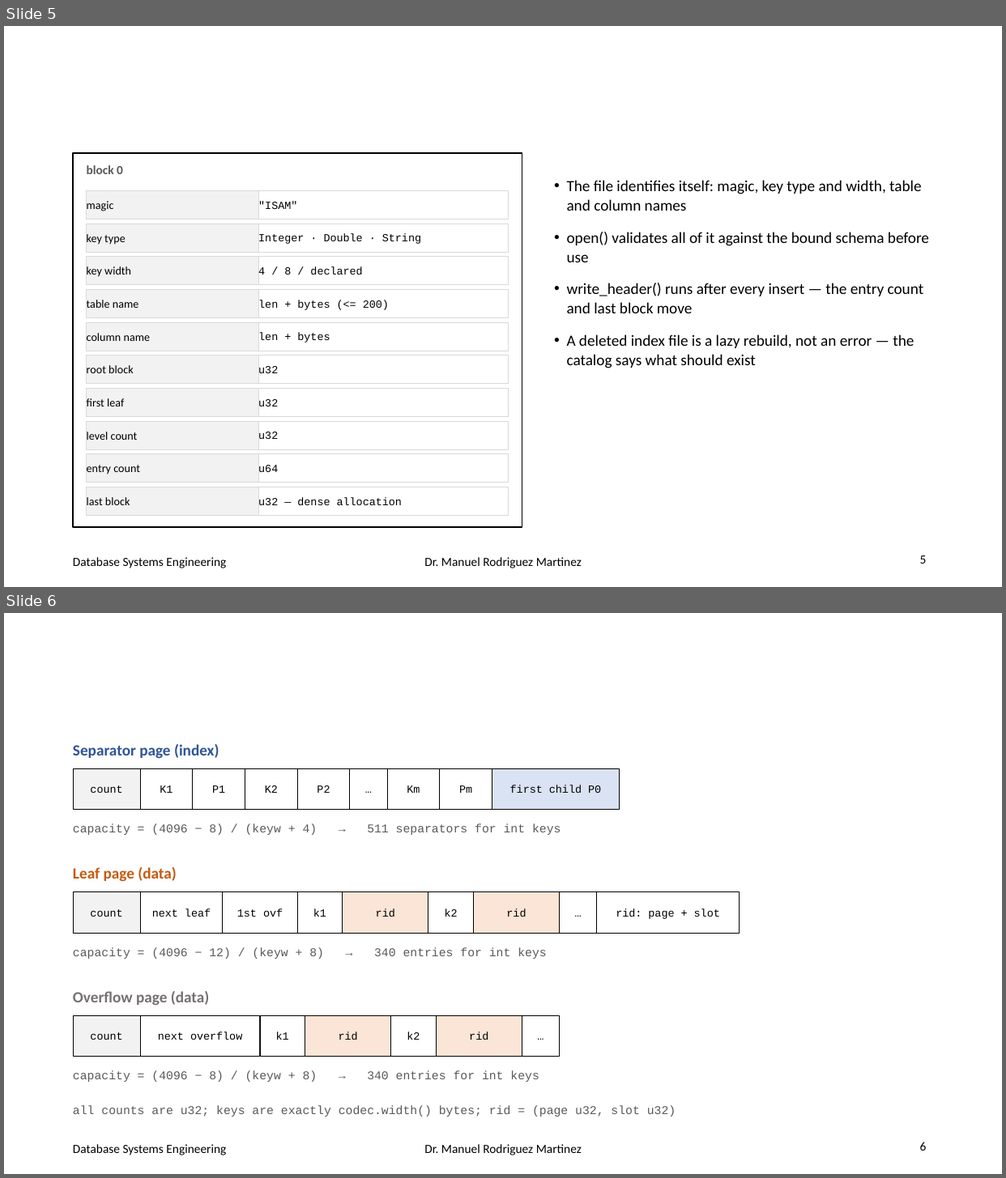
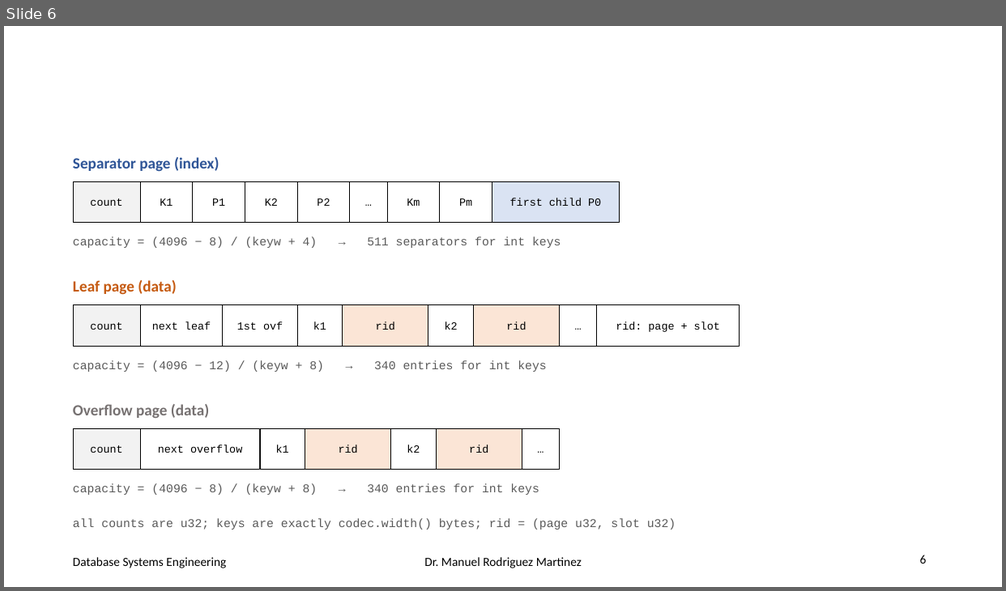
Before and after one commit to manuelr417/dbeng, a slide deck: ex13/ISAM.pptx. Shown one above the other, each under a label of ours: slides 5 and 6 before the commit, slide 6 after it. The pictures are 1006x1178 and 1006x591 pixels, drawn with LibreOffice and Linux fonts; fonts in the diff are those of the drawing. Boxes give left, top, right and bottom in pixels: in the first picture for what was removed or moved away, otherwise in the second. Text is boxed around its words. In the diff, an @@ line names an element or a change of style, - is before the commit and + after.

Commit message:
fixed header issue

```diff
--- a/ex13/ISAM.pptx
+++ b/ex13/ISAM.pptx
@@ slide 5 removed at (4,26,1002,587), background #FFFFFF; not listed: 2 template elements that a slide beside it also shows @@
@@ rectangle removed at (73,153,522,527) @@
@@ text removed at (87,165,123,174) @@
-block 0
@@ rectangle removed at (87,190,258,219) @@
-magic
@@ rectangle removed at (258,190,509,219) @@
-"ISAM"
@@ text removed at (567,180,929,369) @@
-• The file identifies itself: magic, key type and width, table and column names
-• open() validates all of it against the bound schema before use
-• write_header() runs after every insert — the entry count and last block move
-• A deleted index file is a lazy rebuild, not an error — the catalog says what should exist
@@ rectangle removed at (87,224,258,252) @@
-key type
@@ rectangle removed at (258,224,509,252) @@
-Integer · Double · String
@@ rectangle removed at (87,257,258,285) @@
-key width
@@ rectangle removed at (258,257,509,285) @@
-4 / 8 / declared
@@ rectangle removed at (87,289,258,318) @@
-table name
@@ rectangle removed at (258,289,509,318) @@
-len + bytes (<= 200)
@@ rectangle removed at (87,322,258,351) @@
-column name
@@ rectangle removed at (258,322,509,351) @@
-len + bytes
@@ rectangle removed at (87,356,258,384) @@
-root block
@@ rectangle removed at (258,356,509,384) @@
-u32
@@ rectangle removed at (87,388,258,416) @@
-first leaf
@@ rectangle removed at (258,388,509,416) @@
-u32
@@ rectangle removed at (87,421,258,450) @@
-level count
@@ rectangle removed at (258,421,509,450) @@
-u32
@@ rectangle removed at (87,454,258,483) @@
-entry count
@@ rectangle removed at (258,454,509,483) @@
-u64
@@ rectangle removed at (87,487,258,515) @@
-last block
@@ rectangle removed at (258,487,509,515) @@
-u32 — dense allocation
@@ page number removed at (920,556,927,564) @@
-5
```
Also in this commit, not shown: 7 slides changed, 1 slide added, 10 other files.
